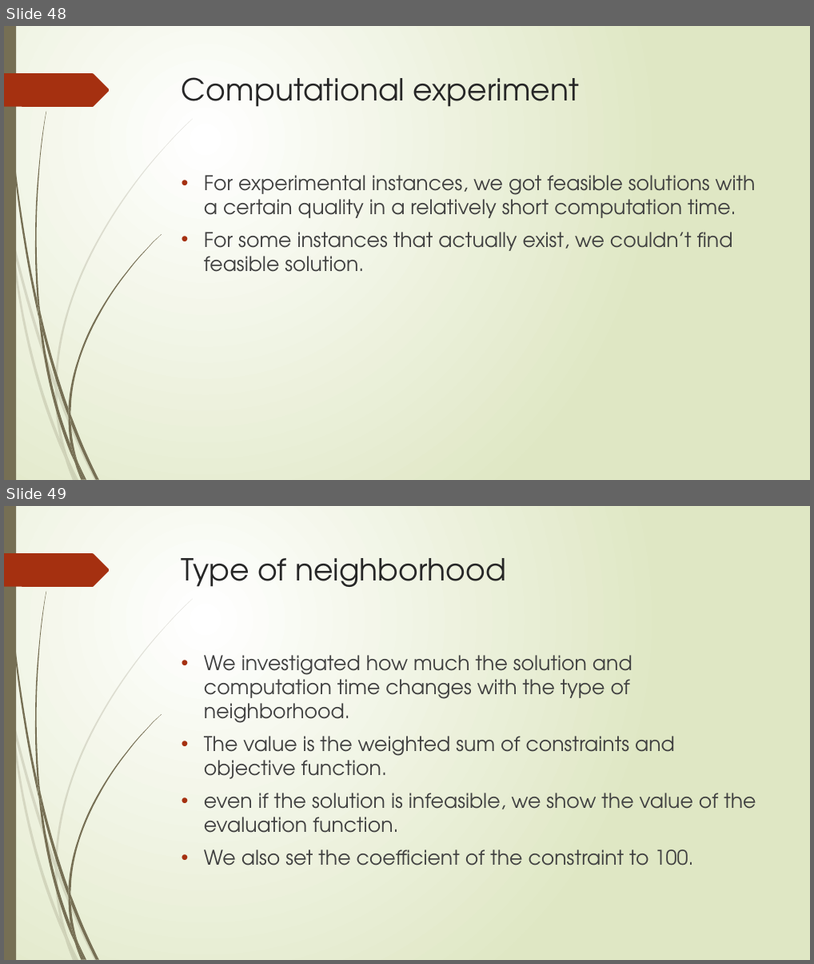
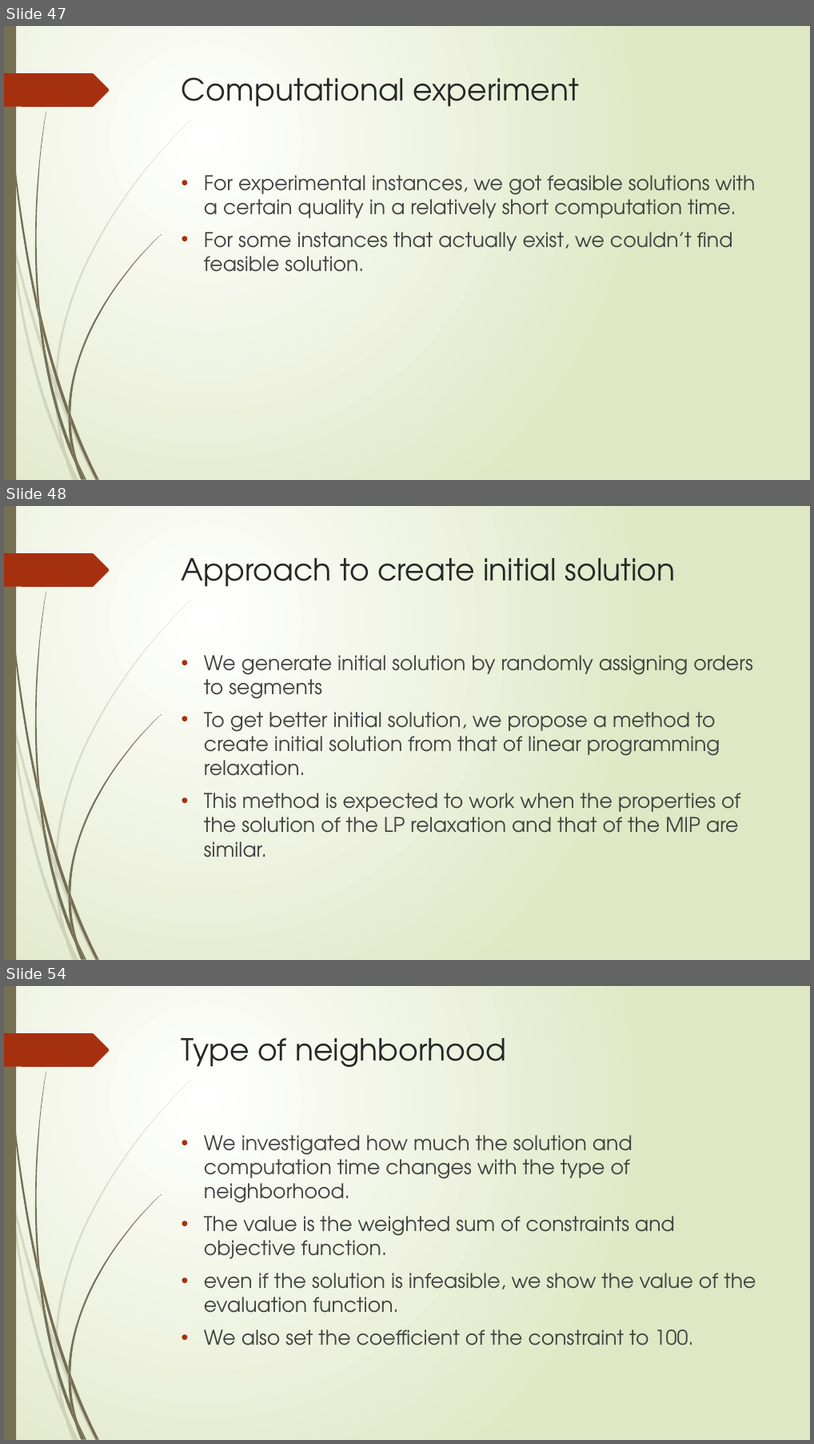
Before and after one commit to r-kurosu/kline_new, a slide deck: 竹田_修論発表.pptx. Shown one above the other, each under a label of ours: slides 48 and 49 before the commit, slides 47, 48 and 54 after it; the slides between them are not shown. The pictures are 814x964 and 814x1444 pixels, drawn with LibreOffice and Linux fonts; fonts in the diff are those of the drawing. Boxes give left, top, right and bottom in pixels: in the first picture for what was removed or moved away, otherwise in the second. Text is boxed around its words. In the diff, an @@ line names an element or a change of style, - is before the commit and + after.

```diff
--- a/竹田_修論発表.pptx
+++ b/竹田_修論発表.pptx
@@ slide 48 added at [4, 506, 810, 960], background gradient #FFFFFF to #DFE8C4; not listed: 24 template elements that a slide beside it also shows @@
@@ title added at [182, 558, 676, 587], 36 pt, text #262626 @@
+Approach to create initial solution
@@ text added at [204, 655, 754, 857], 24 pt, text #404040 @@
+• We generate initial solution by randomly assigning orders to segments
+• To get better initial solution, we propose a method to create initial solution from that of linear programming relaxation.
+• This method is expected to work when the properties of the solution of the LP relaxation and that of the MIP are similar.
@@ what was slide 48 is now slide 47 @@
@@ what was slide 49 is now slide 54 @@
```
Also in this commit, not shown: 1 slide changed, 5 other slides added, 1 slide removed.
